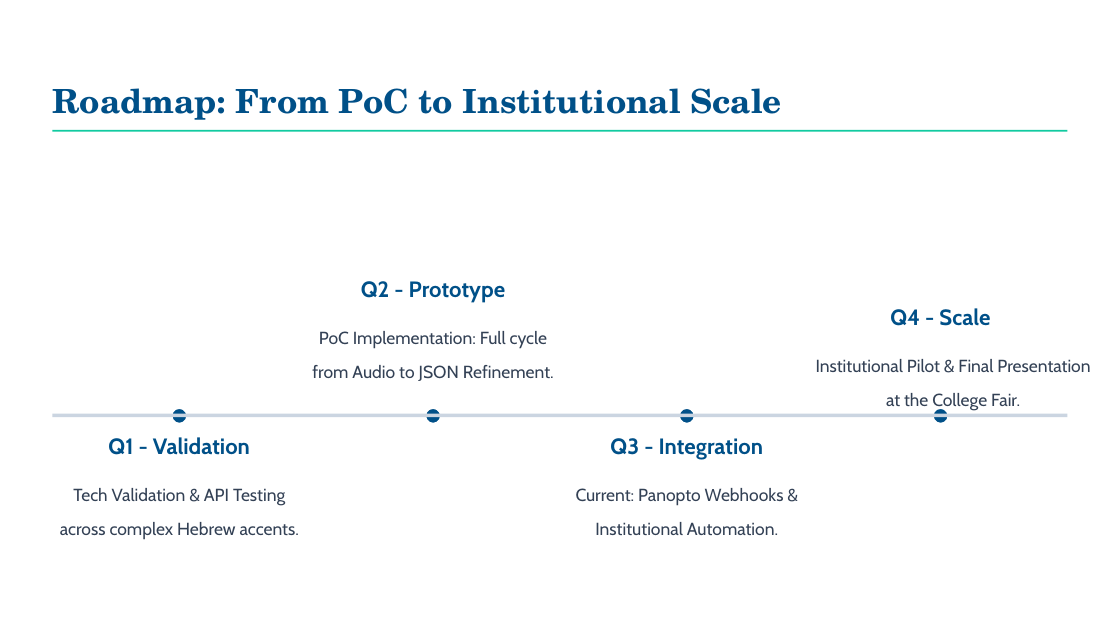
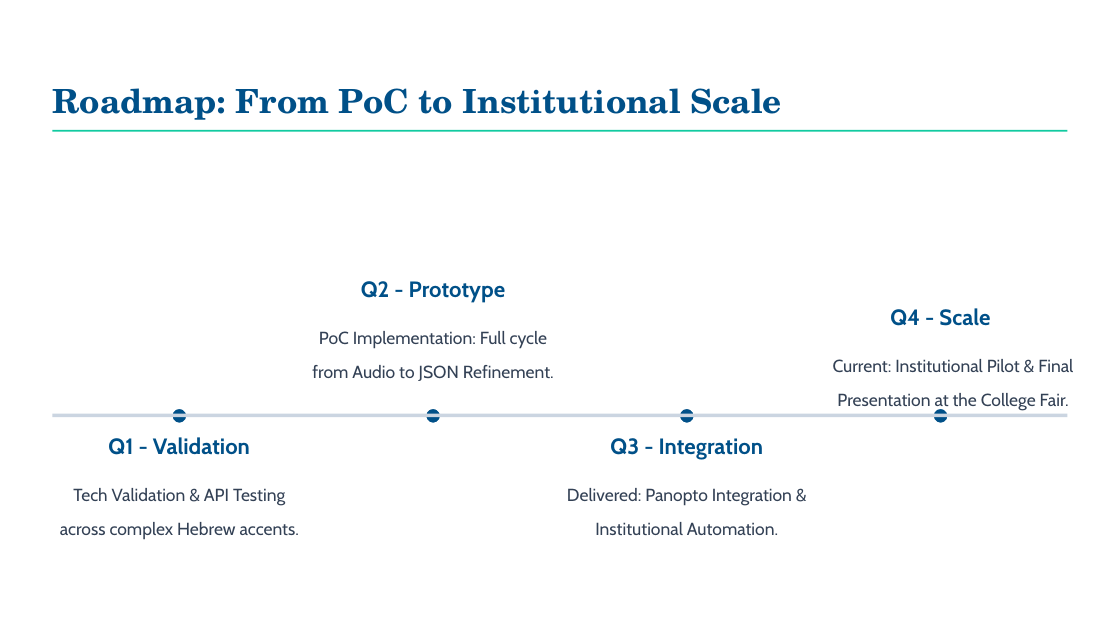
Before and after one commit to adi0258/AccessibleAcademic, a slide deck: slide 9 of documentation/submissions/presentation/Accessible Academic Presentation.pptx. Drawn at 1120x630 pixels with LibreOffice and Linux fonts; fonts in the diff are those of the drawing; background and template pictures are left out. Boxes give left, top, right and bottom in pixels: in the first picture for what was removed or moved away, otherwise in the second. Text is boxed around its words. In the diff, an @@ line names an element or a change of style, - is before the commit and + after.

Commit message:
Correct the roadmap slide, and settle one spelling of Adi's surname
The roadmap slide said the Panopto work was "Panopto Webhooks &
Institutional Automation." Panopto has no webhook for new recordings —
that missing feature is the reason the system polls, and both the
README and the executive summary say so. The slide contradicted our own
documentation on a point a Panopto-aware reader would catch.

It also had the integration marked as the current stage. The
integration is finished and the institutional pilot is what is running
now, so the "Current:" marker moves to Q4, where it is both accurate
and a stronger claim.

Separately, the deck and the executive summary each spelled the same
surname two different ways. Both now use "Tapiro", matching every
README and the personal email address; if "Tapiero" is correct it is a
one-line change in both.

Also ignores Word's ~$ lock files.

```diff
--- a/documentation/submissions/presentation/Accessible Academic Presentation.pptx
+++ b/documentation/submissions/presentation/Accessible Academic Presentation.pptx
@@ text at (x1=833, y1=359, x2=1073, y2=410): text changed @@
-Institutional Pilot & Final Presentation at the College Fair.
+Current: Institutional Pilot & Final Presentation at the College Fair.
@@ text at (x1=567, y1=488, x2=792, y2=535): text changed @@
-Current: Panopto Webhooks & Institutional Automation.
+Delivered: Panopto Integration & Institutional Automation.
```
Also in this commit, not shown: 1 other slide changed, 2 other files.
